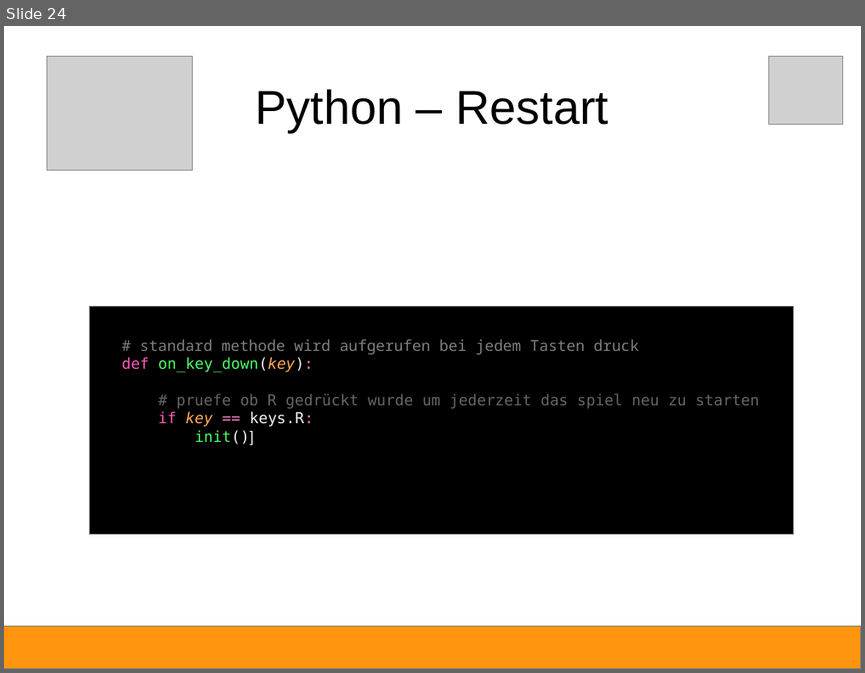
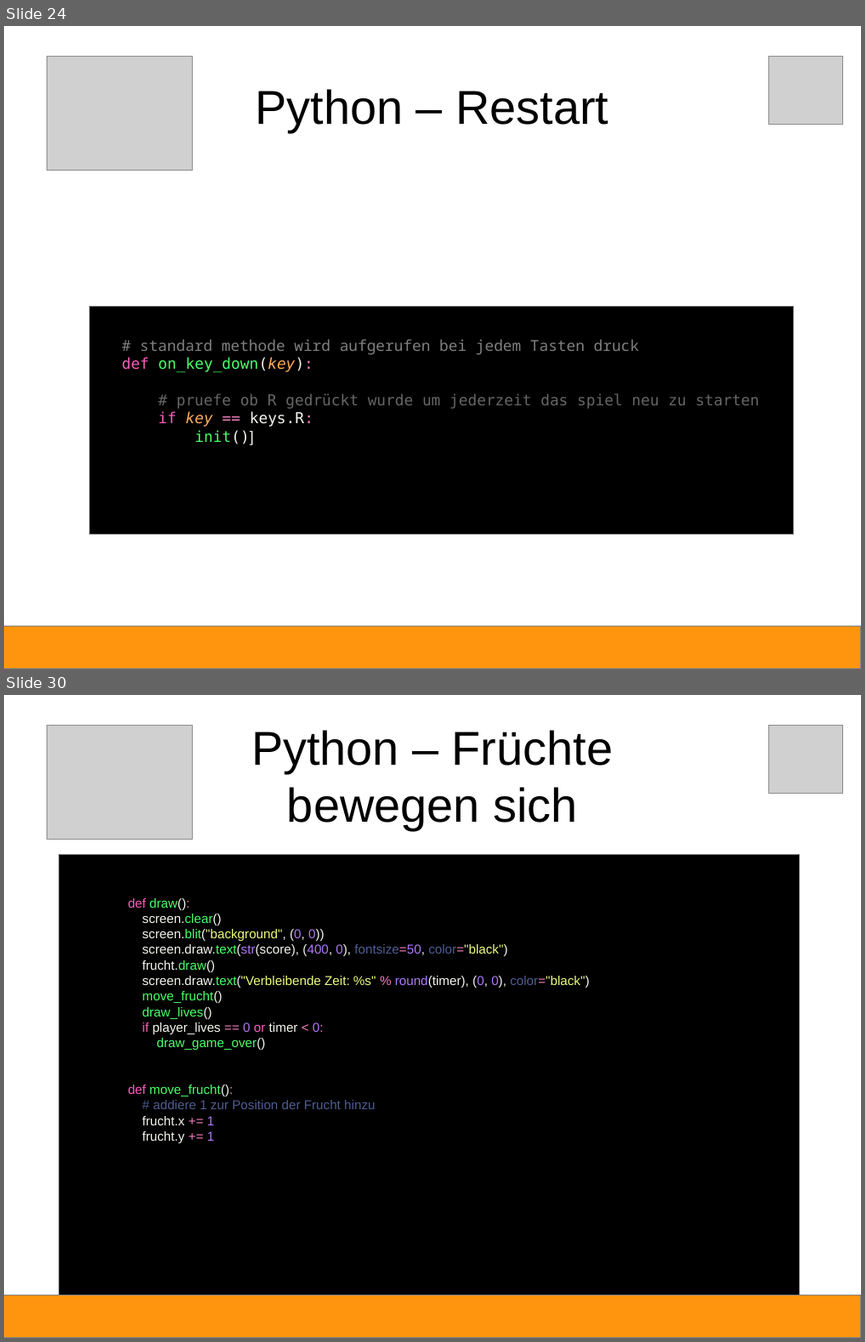
Before and after one commit to Devoxx4KidsDE/python-games, a slide deck: fruchthuhn/Python-Anleitung.odp. Shown one above the other, each under a label of ours: slide 24 before the commit, slides 24 and 30 after it; the slides between them are not shown. The pictures are 865x673 and 865x1342 pixels, drawn with LibreOffice and Linux fonts; fonts in the diff are those of the drawing; grey boxes stand for pictures. Boxes give left, top, right and bottom in pixels: in the first picture for what was removed or moved away, otherwise in the second. Text is boxed around its words. In the diff, an @@ line names an element or a change of style, - is before the commit and + after.

```diff
--- a/fruchthuhn/Python-Anleitung.odp
+++ b/fruchthuhn/Python-Anleitung.odp
@@ slide 30 added at [4,695,861,1338], background #FFFFFF @@
@@ picture added at [46,726,192,839] @@
@@ title added at [251,730,613,830], 44 pt, text #000000 @@
+Python – Früchte
+bewegen sich
@@ picture added at [769,726,842,793] @@
@@ rectangle added at [59,855,800,1295], fill #000000, outline #808080 0 pt @@
@@ text added at [128,898,589,1143], 12 pt, text #F6F6EF @@
+def draw():
+screen.clear()
+screen.blit("background", (0, 0))
+screen.draw.text(str(score), (400, 0), fontsize=50, color="black")
+frucht.draw()
+screen.draw.text("Verbleibende Zeit: %s" % round(timer), (0, 0), color="black")
+move_frucht()
+draw_lives()
+if player_lives == 0 or timer < 0:
+draw_game_over()
+def move_frucht():
+# addiere 1 zur Position der Frucht hinzu
+frucht.x += 1
+frucht.y += 1
@@ rectangle added at [4,1295,861,1338], fill #FF950E, outline #808080 0 pt @@
```
Also in this commit, not shown: 1 slide changed, 10 other slides added, 1 slide removed, 2 other files.
